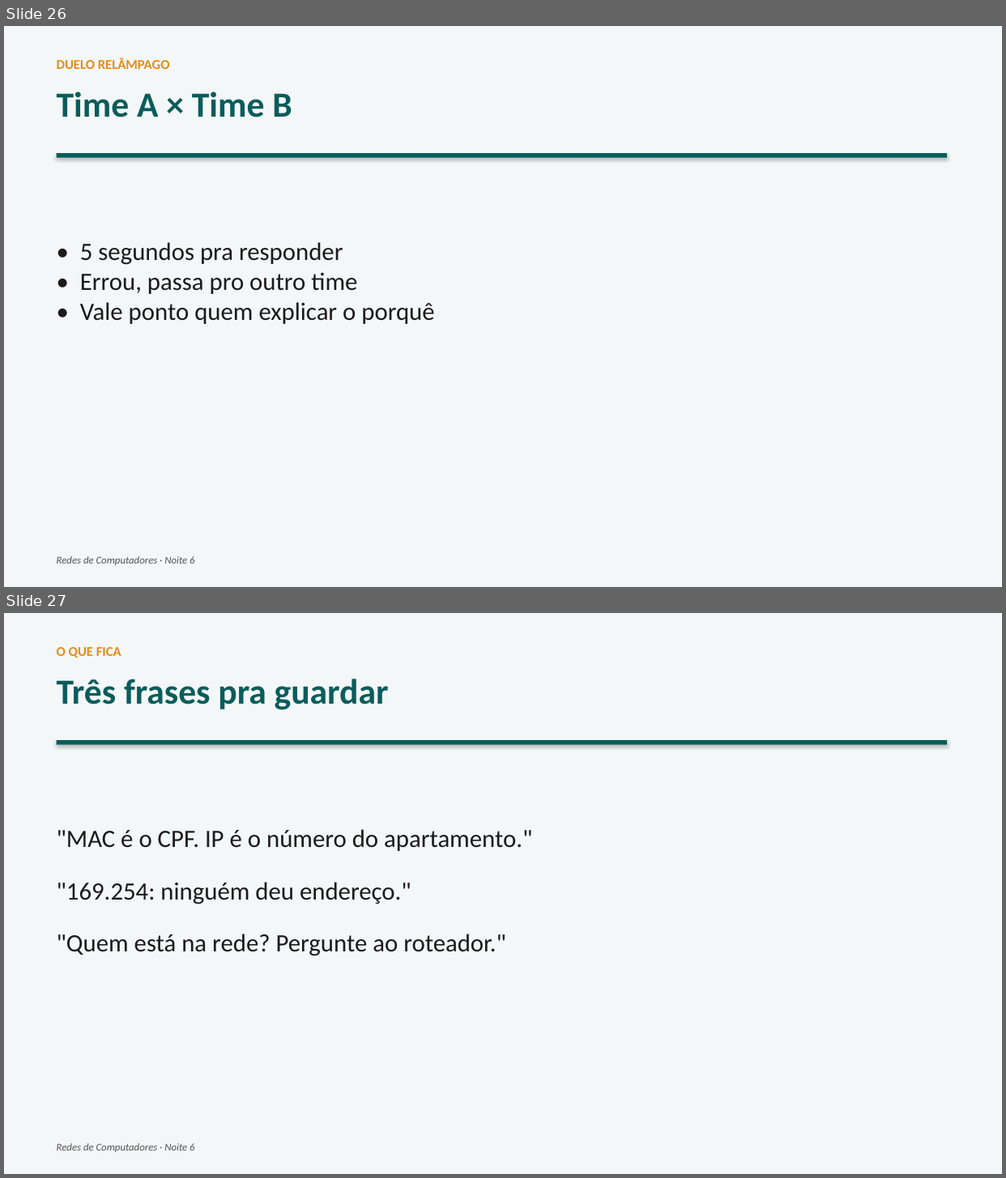
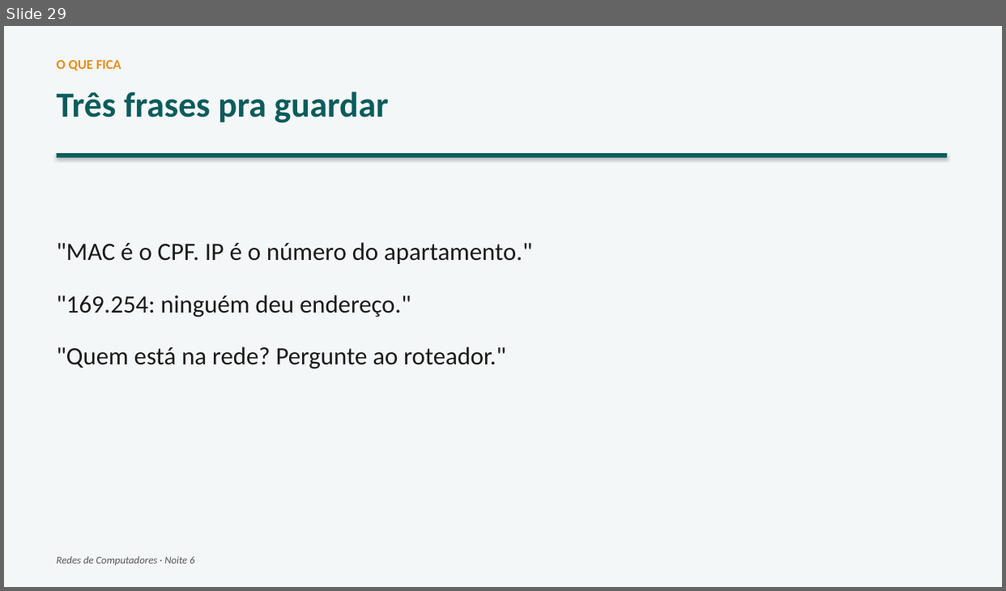
Before and after one commit to joninedel-prog/gerador_contratos, a slide deck: Aula - Redes 6 - Endereco na rede.pptx. Shown one above the other, each under a label of ours: slides 26 and 27 before the commit, slide 29 after it. The pictures are 1006x1178 and 1006x591 pixels, drawn with LibreOffice and Linux fonts; fonts in the diff are those of the drawing. Boxes give left, top, right and bottom in pixels: in the first picture for what was removed or moved away, otherwise in the second. Text is boxed around its words. In the diff, an @@ line names an element or a change of style, - is before the commit and + after.

```diff
--- a/Aula - Redes 6 - Endereco na rede.pptx
+++ b/Aula - Redes 6 - Endereco na rede.pptx
@@ slide 26 removed at (x1=4, y1=26, x2=1002, y2=587), background #FFFFFF @@
@@ rectangle removed at (x1=4, y1=26, x2=1002, y2=587) @@
@@ text removed at (x1=57, y1=58, x2=170, y2=69) @@
-DUELO RELÂMPAGO
@@ text removed at (x1=57, y1=92, x2=292, y2=118) @@
-Time A × Time B
@@ rectangle removed at (x1=57, y1=153, x2=948, y2=158) @@
@@ text removed at (x1=80, y1=242, x2=434, y2=324) @@
-• 5 segundos pra responder
-• Errou, passa pro outro time
-• Vale ponto quem explicar o porquê
@@ text removed at (x1=57, y1=557, x2=194, y2=565) @@
-Redes de Computadores · Noite 6
@@ what was slide 27 is now slide 29 @@
```
Also in this commit, not shown: 4 slides added, 1 other slide removed, 4 other files.
